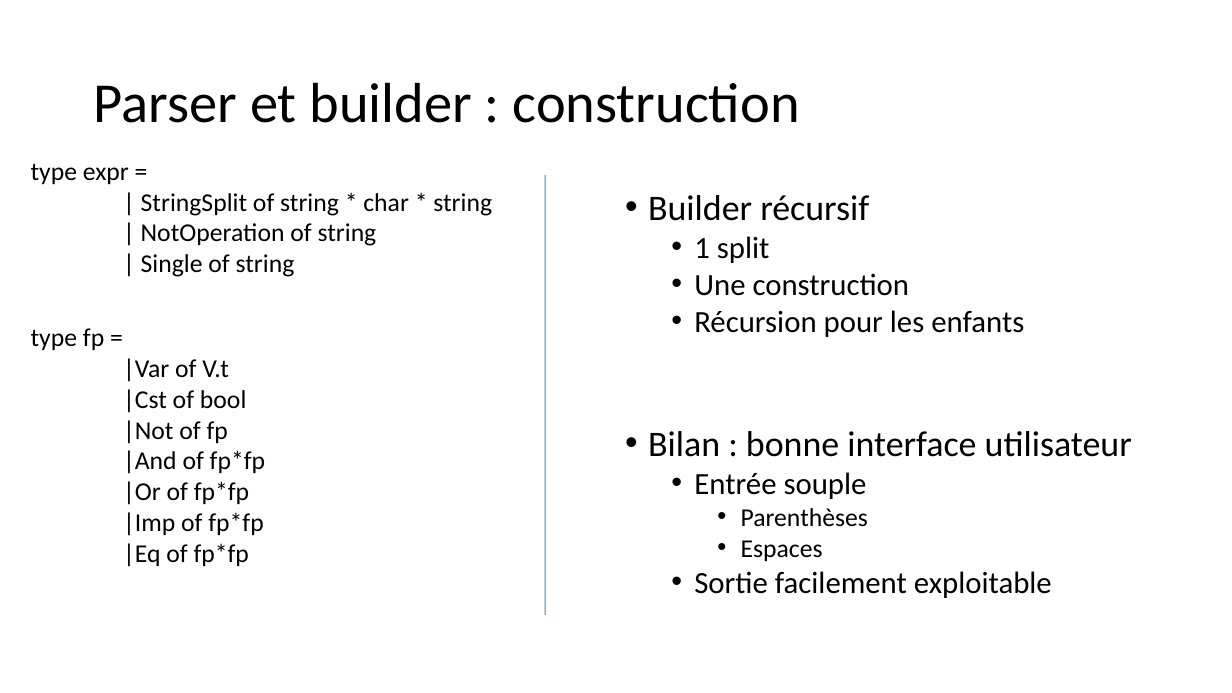
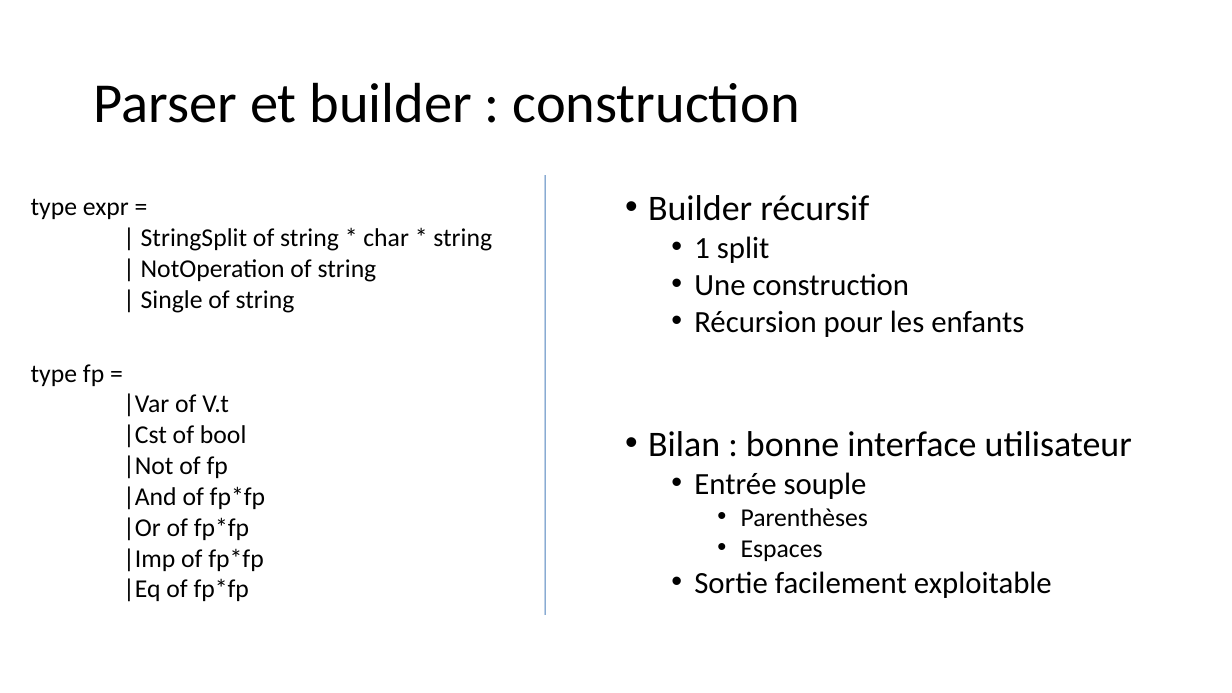
Before and after one commit to VinceDld/inf441_bdd_tetravex, a slide deck: slide 3 of Rapport/Soutenance orale.pptx. Drawn at 1232x693 pixels with LibreOffice and Linux fonts; fonts in the diff are those of the drawing. Boxes give left, top, right and bottom in pixels: in the first picture for what was removed or moved away, otherwise in the second. Text is boxed around its words. In the diff, an @@ line names an element or a change of style, - is before the commit and + after.

```diff
--- a/Rapport/Soutenance orale.pptx
+++ b/Rapport/Soutenance orale.pptx
@@ text "type expr =" moved from (x1=31, y1=163, x2=492, y2=567) to (x1=31, y1=198, x2=492, y2=602) @@
```
Also in this commit, not shown: 4 other slides changed, 6 other files.
